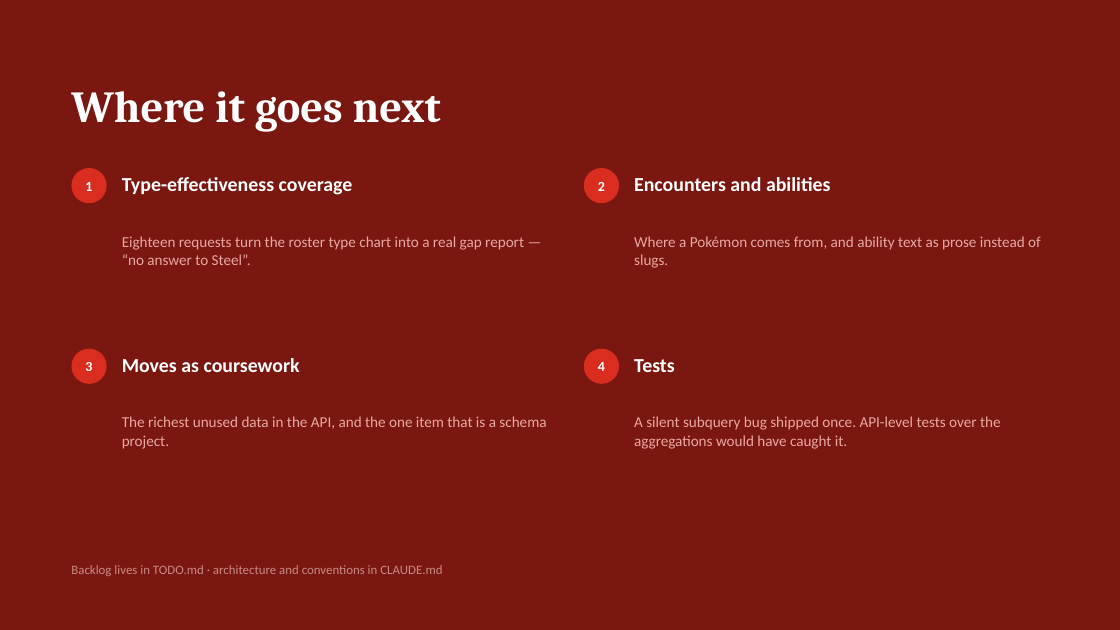
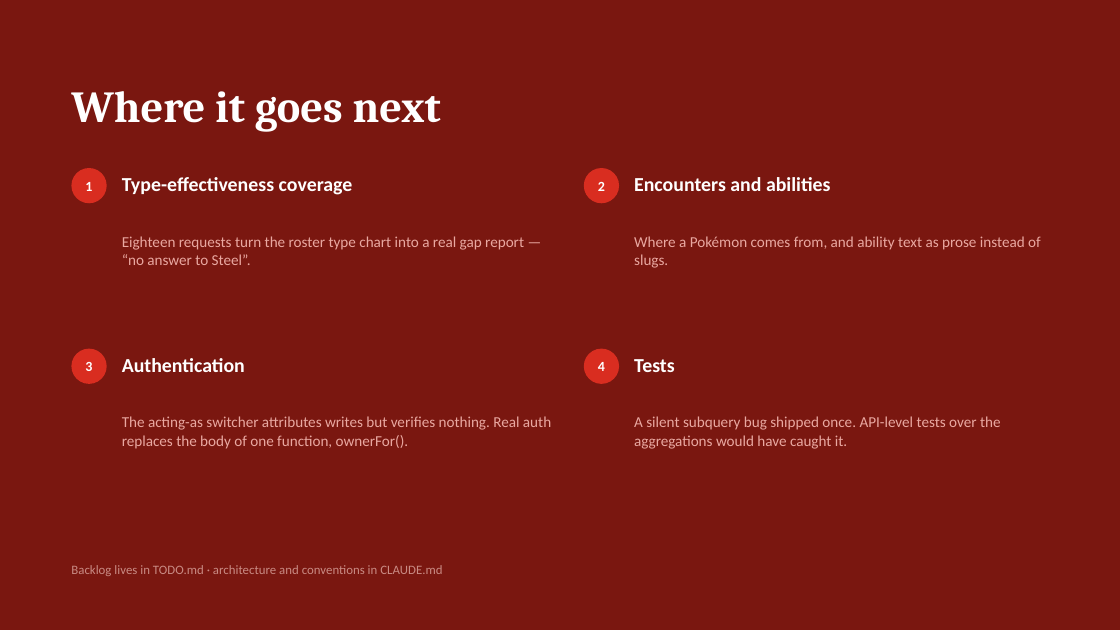
Before and after one commit to ethandbard/pokemon-crm, a slide deck: slide 16 of docs/Pokemon-CRM-demo.pptx (slide 11 before the commit). Drawn at 1120x630 pixels with LibreOffice and Linux fonts; fonts in the diff are those of the drawing. Boxes give left, top, right and bottom in pixels: in the first picture for what was removed or moved away, otherwise in the second. Text is boxed around its words. In the diff, an @@ line names an element or a change of style, - is before the commit and + after.

```diff
--- a/docs/Pokemon-CRM-demo.pptx
+++ b/docs/Pokemon-CRM-demo.pptx
@@ text at box(122, 358, 245, 372): text changed @@
-Moves as coursework
+Authentication
@@ text at box(122, 416, 551, 449): text changed @@
-The richest unused data in the API, and the one item that is a schema project.
+The acting-as switcher attributes writes but verifies nothing. Real auth replaces the body of one function, ownerFor().
```
Also in this commit, not shown: 9 other slides changed, 5 slides added, 9 other files.
